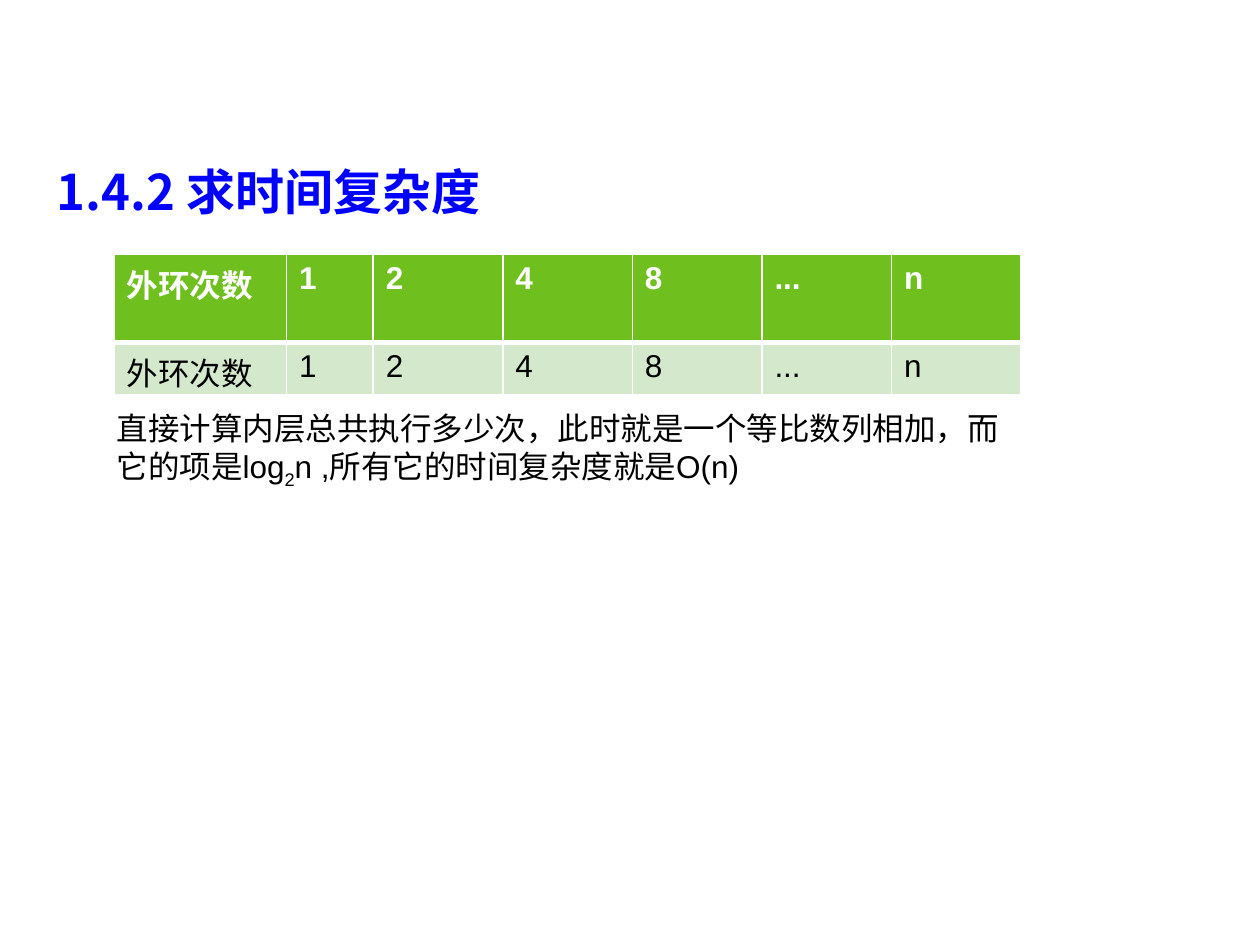
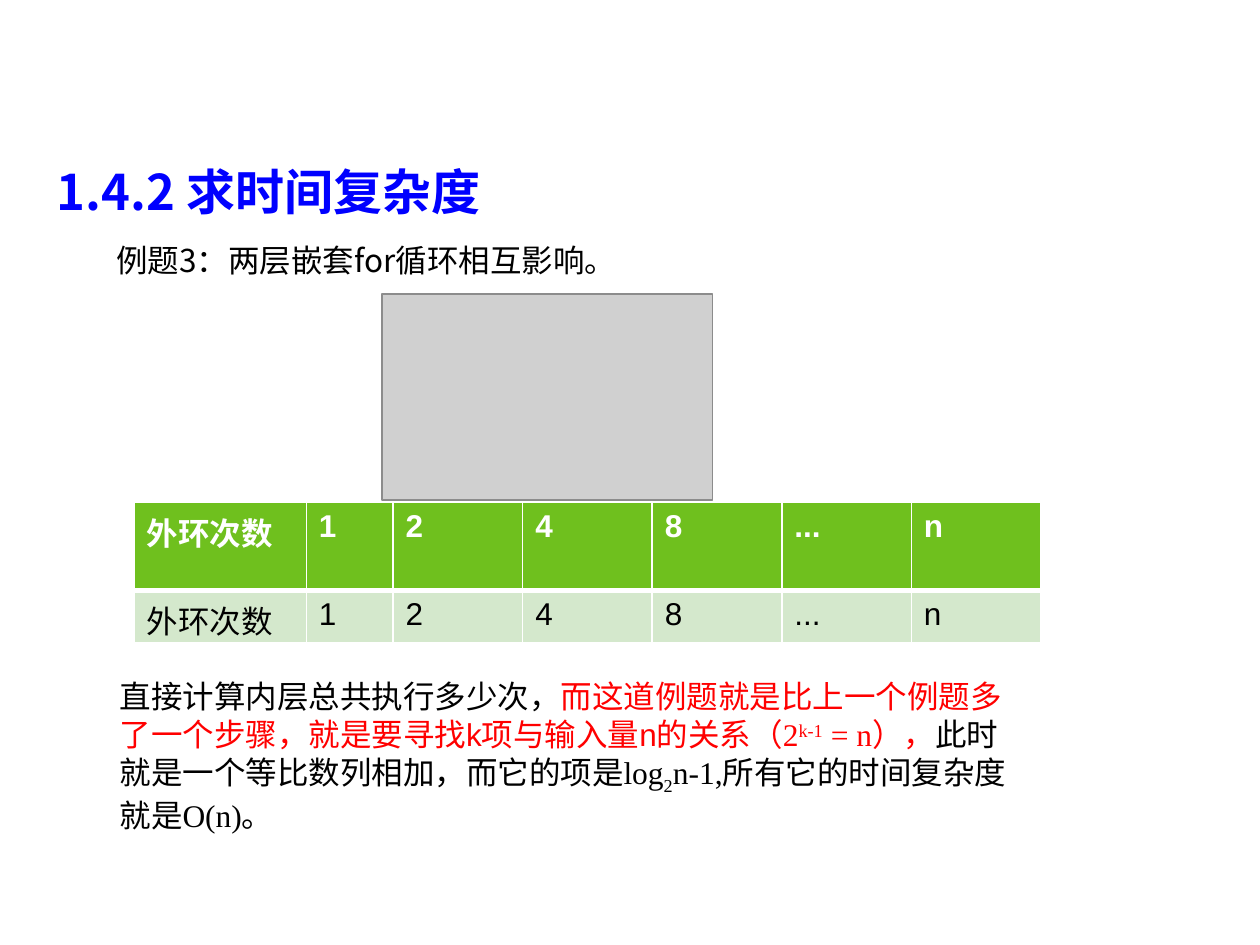
Before and after one commit to liutongling/DP, a slide deck: slide 23 of file/第1章 概论.pptx (slide 22 before the commit). Drawn at 1260x945 pixels with LibreOffice and Linux fonts; fonts in the diff are those of the drawing; grey boxes stand for pictures; background and template pictures are left out. Boxes give left, top, right and bottom in pixels: in the first picture for what was removed or moved away, otherwise in the second. Text is boxed around its words. In the diff, an @@ line names an element or a change of style, - is before the commit and + after.

```diff
--- a/file/第1章 概论.pptx
+++ b/file/第1章 概论.pptx
@@ text added at <box>116,245,616,275</box>, 18 pt, text #000000 @@
+  例题3：两层嵌套for循环相互影响。
@@ picture added at <box>382,294,712,500</box> @@
@@ table: place and size @@
-table at <box>115,255,1023,396</box>
+table at <box>134,503,1042,644</box>
@@ text at <box>120,681,1006,834</box>: text changed @@
-直接计算内层总共执行多少次，此时就是一个等比数列相加，而它的项是log2n ,所有它的时间复杂度就是O(n)
+直接计算内层总共执行多少次，而这道例题就是比上一个例题多了一个步骤，就是要寻找k项与输入量n的关系（2k-1 = n），此时就是一个等比数列相加，而它的项是log2n-1,所有它的时间复杂度就是O(n)。
```
Also in this commit, not shown: 4 other slides changed, 9 slides added, 29 slides removed.
